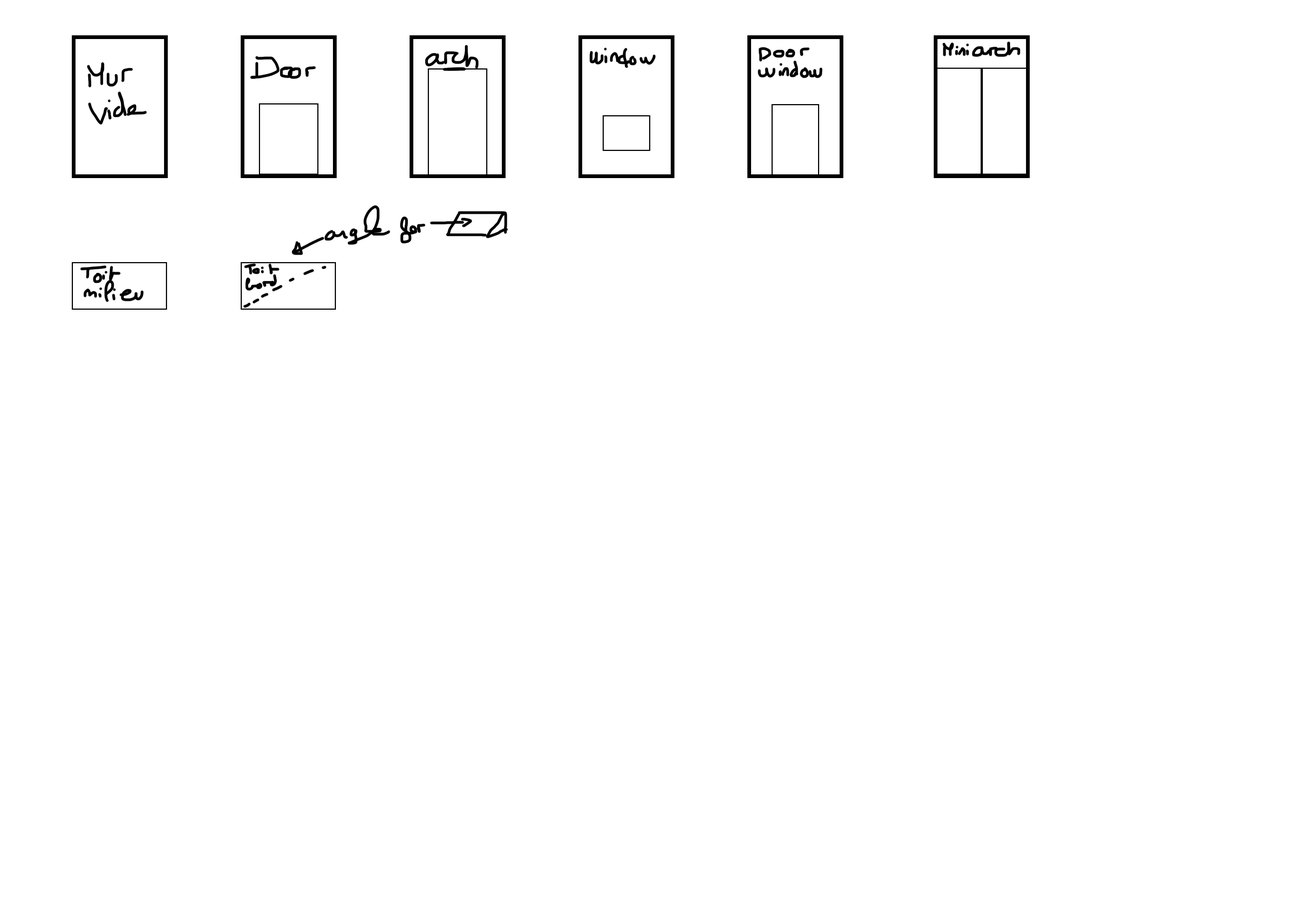
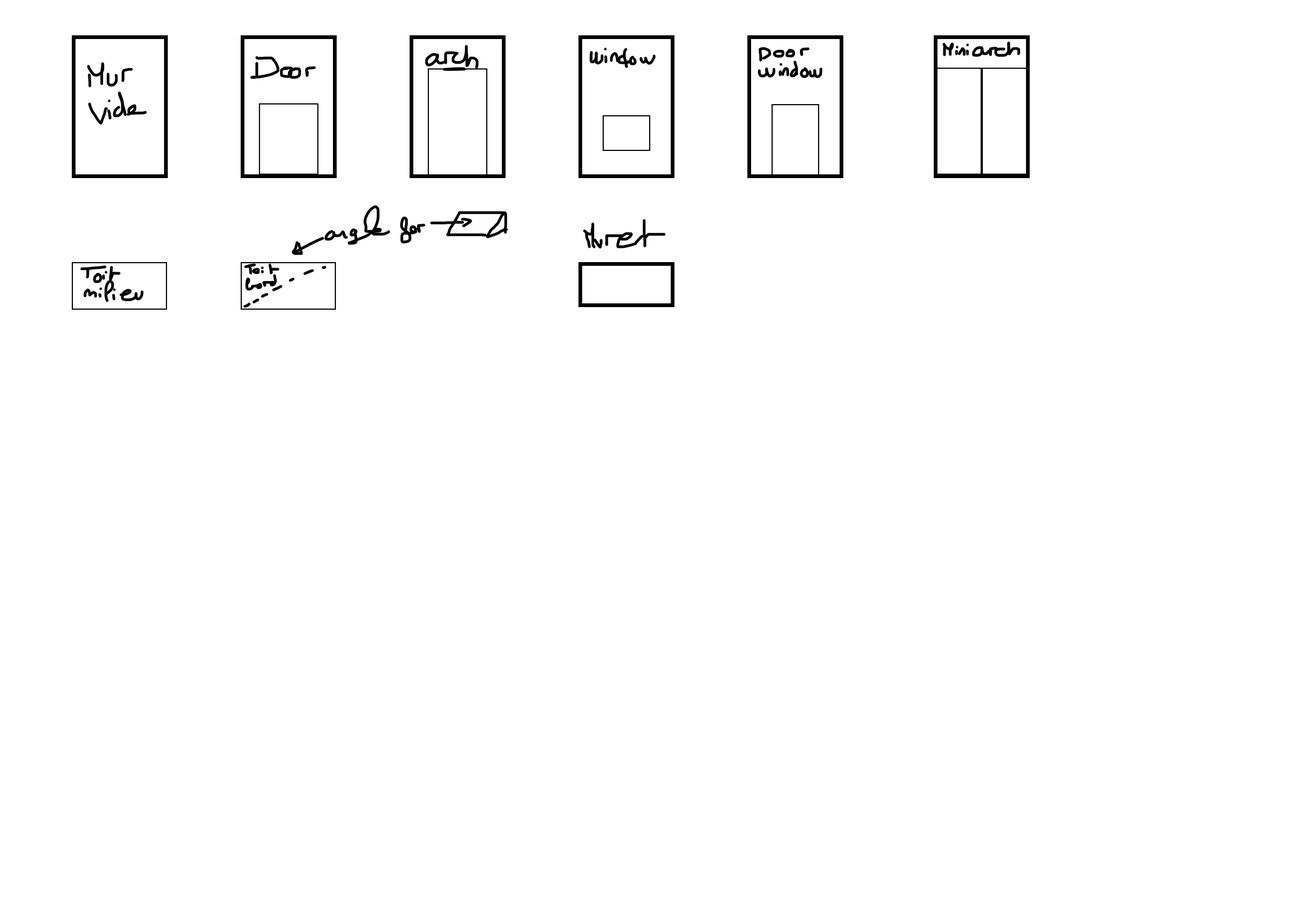
The second 1305×922 image is a revision of the first. Changes to its layers:
painted on "name" over [582, 218, 666, 250]
added layer "Rectangle 1 copie 6" in group "Groupe 1" over [578, 262, 675, 308]
